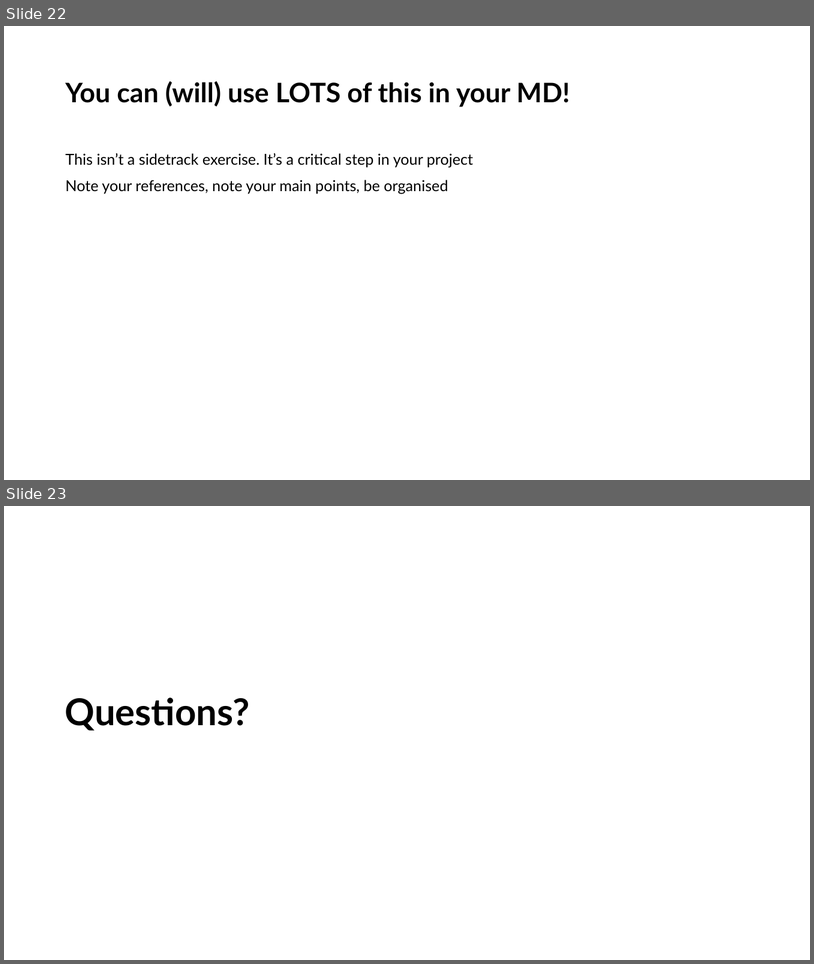
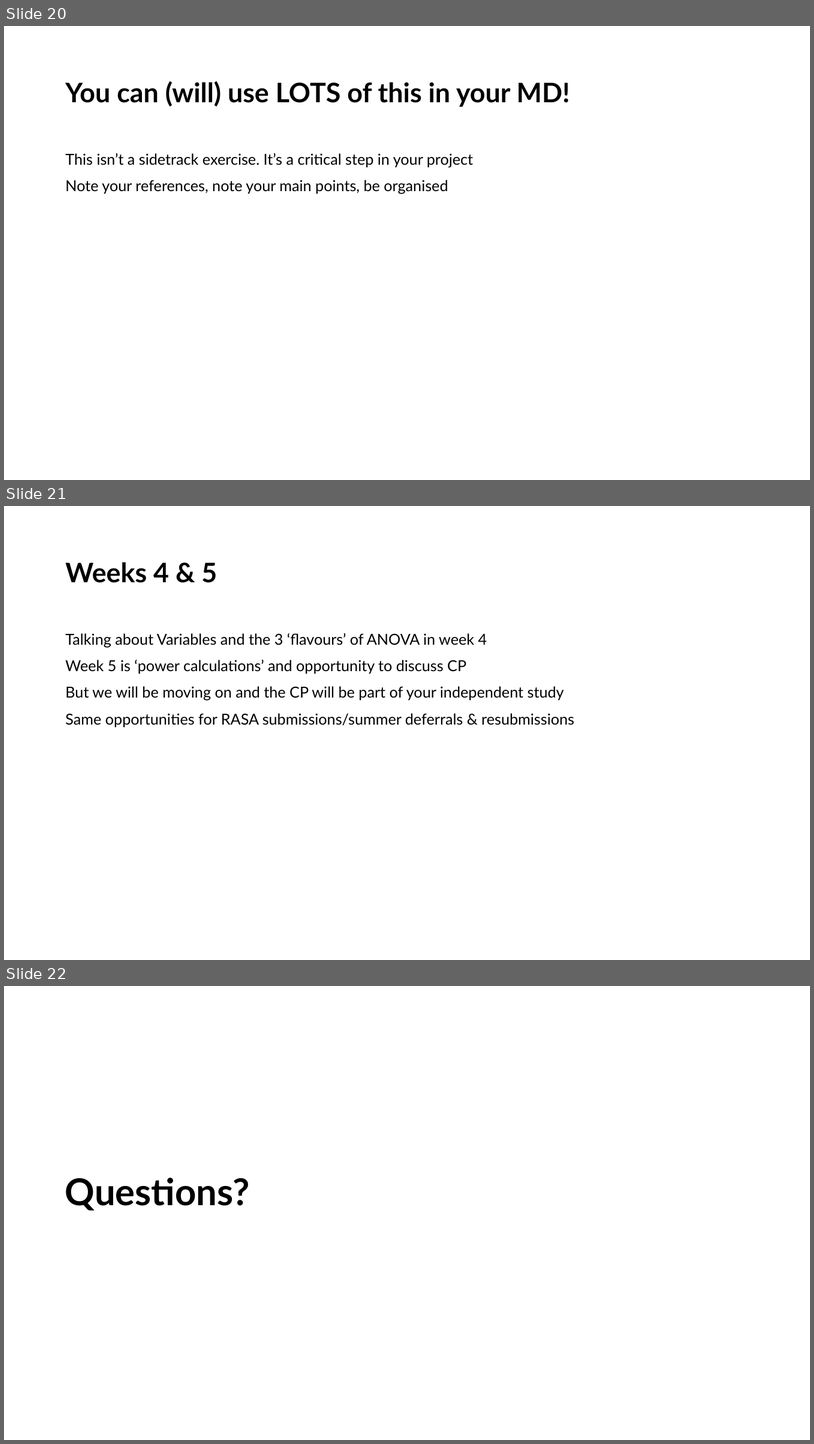
Before and after one commit to LittleMonkeyLab/PS52007Dslides, a slide deck: _site/lectures/Lecture03/Lecture03.pptx. Shown one above the other, each under a label of ours: slides 22 and 23 before the commit, slides 20, 21 and 22 after it. The pictures are 814x964 and 814x1444 pixels, drawn with LibreOffice and Linux fonts; fonts in the diff are those of the drawing; background and template pictures are left out. Boxes give left, top, right and bottom in pixels: in the first picture for what was removed or moved away, otherwise in the second. Text is boxed around its words. In the diff, an @@ line names an element or a change of style, - is before the commit and + after.

```diff
--- a/_site/lectures/Lecture03/Lecture03.pptx
+++ b/_site/lectures/Lecture03/Lecture03.pptx
@@ slide 21 added at (x1=4, y1=506, x2=810, y2=960), background #FFFFFF @@
@@ title added at (x1=65, y1=562, x2=217, y2=583), 32 pt, text #000000, bold @@
+Weeks 4 & 5
@@ text added at (x1=65, y1=633, x2=575, y2=727), 18 pt, text #000000 @@
+Talking about Variables and the 3 ‘flavours’ of ANOVA in week 4
+Week 5 is ‘power calculations’ and opportunity to discuss CP
+But we will be moving on and the CP will be part of your independent study
+Same opportunities for RASA submissions/summer deferrals & resubmissions
@@ what was slide 22 is now slide 20 @@
@@ what was slide 23 is now slide 22 @@
```
Also in this commit, not shown: 3 slides changed, 2 slides removed, 48 other files.
